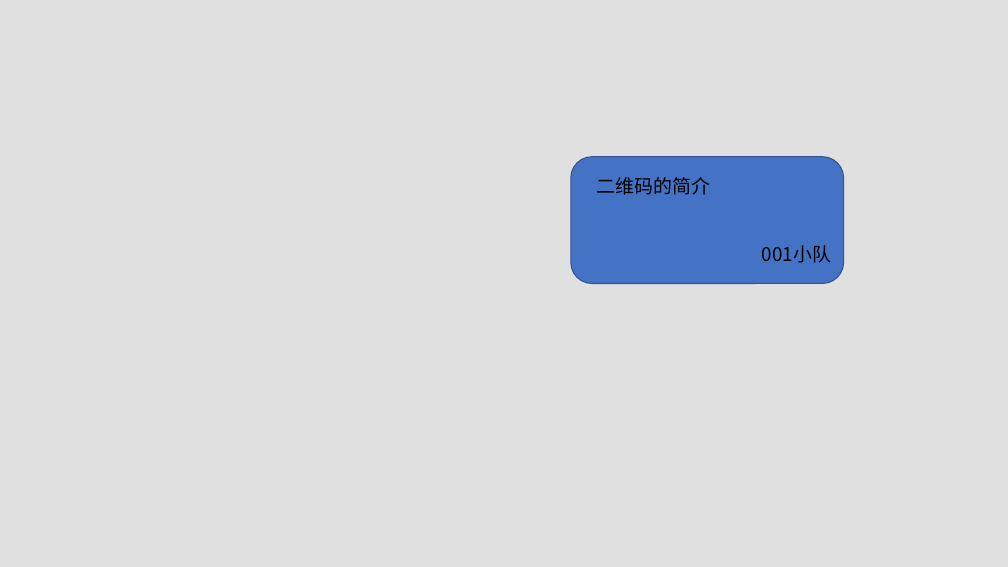
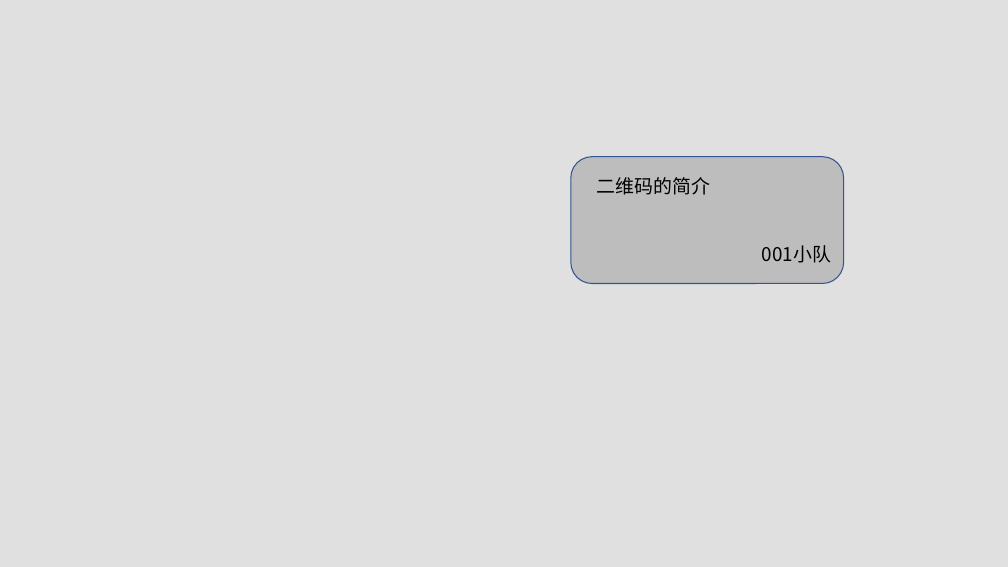
Before and after one commit to shiyuchen0406/shiyuchen0406.github.io, a slide deck: slide 1 of 二维码.pptx. Drawn at 1008x567 pixels with LibreOffice and Linux fonts; fonts in the diff are those of the drawing; background and template pictures are left out. Boxes give left, top, right and bottom in pixels: in the first picture for what was removed or moved away, otherwise in the second. Text is boxed around its words. In the diff, an @@ line names an element or a change of style, - is before the commit and + after.

Commit message:
ggggg

```diff
--- a/二维码.pptx
+++ b/二维码.pptx
@@ rounded rectangle at box(571, 157, 844, 284): fill #4472C4 to #808080 at 36% opacity @@
@@ text "二维码的简介" at box(597, 177, 710, 195): font Noto Sans CJK SC to Noto Sans CJK JP @@
```
